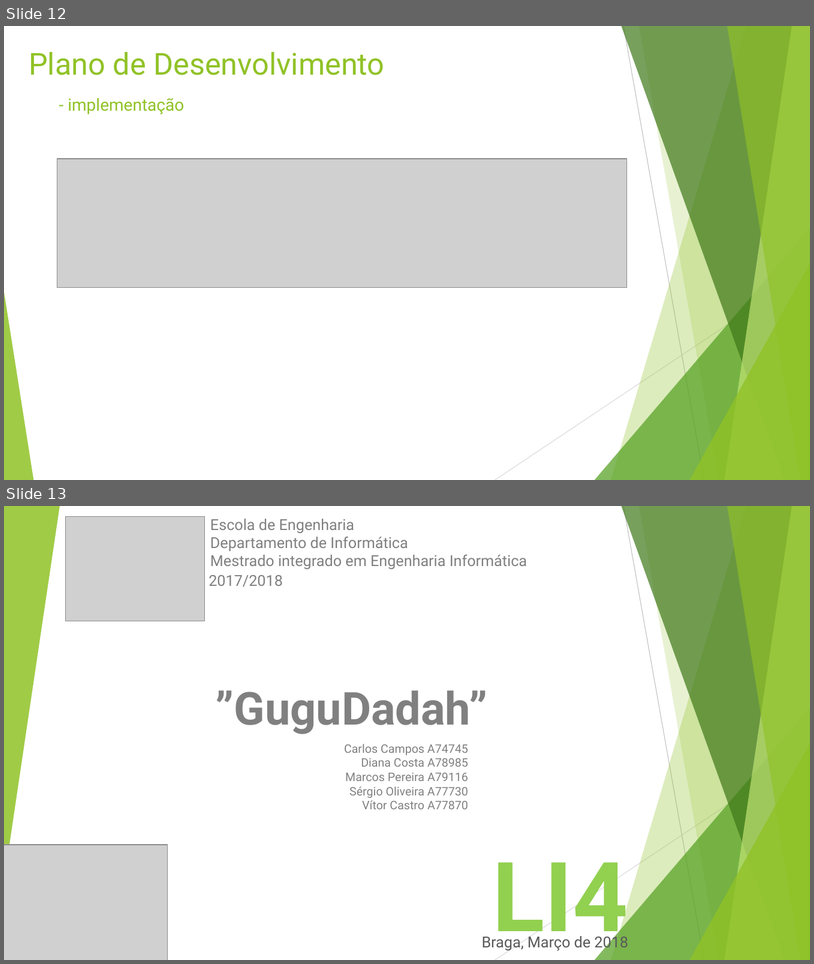
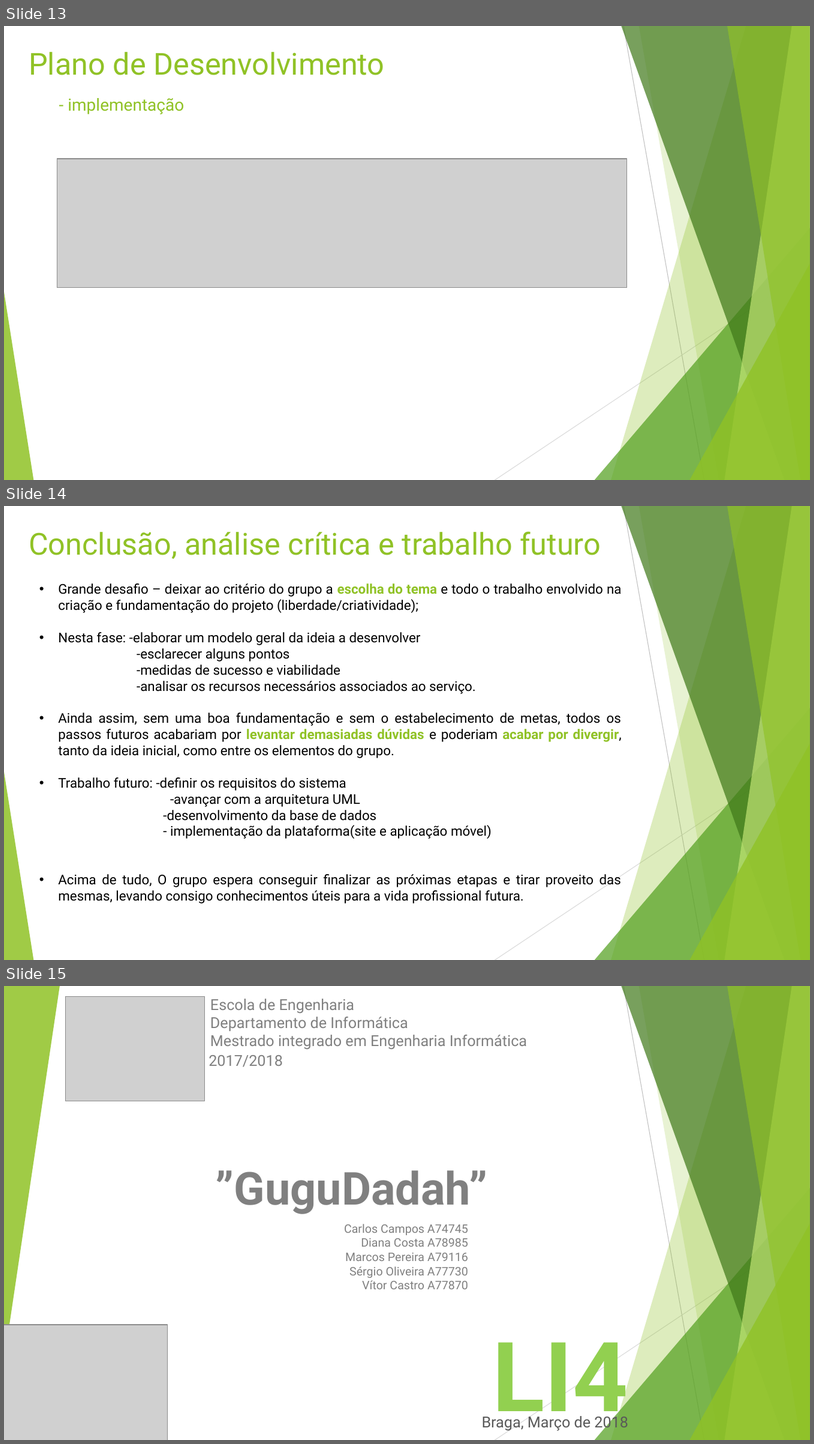
Before and after one commit to vitorjrc/babysitting-system, a slide deck: relatorio/LI4.pptx. Shown one above the other, each under a label of ours: slides 12 and 13 before the commit, slides 13, 14 and 15 after it. The pictures are 814x964 and 814x1444 pixels, drawn with LibreOffice and Linux fonts; fonts in the diff are those of the drawing; grey boxes stand for pictures. Boxes give left, top, right and bottom in pixels: in the first picture for what was removed or moved away, otherwise in the second. Text is boxed around its words. In the diff, an @@ line names an element or a change of style, - is before the commit and + after.

```diff
--- a/relatorio/LI4.pptx
+++ b/relatorio/LI4.pptx
@@ slide 14 added at [4, 506, 810, 960], background #FFFFFF; not listed: 10 template elements that a slide beside it also shows @@
@@ text added at [29, 531, 601, 559], 36 pt, text #90C226 @@
+Conclusão, análise crítica e trabalho futuro
@@ text added at [58, 583, 622, 903], 16 pt, text #000000 @@
+• Grande desafio – deixar ao critério do grupo a escolha do tema e todo o trabalho envolvido na criação e fundamentação do projeto (liberdade/criatividade);
+• Nesta fase: -elaborar um modelo geral da ideia a desenvolver
+-esclarecer alguns pontos
+-medidas de sucesso e viabilidade
+-analisar os recursos necessários associados ao serviço.
+• Ainda assim, sem uma boa fundamentação e sem o estabelecimento de metas, todos os passos futuros acabariam por levantar demasiadas dúvidas e poderiam acabar por divergir, tanto da ideia inicial, como entre os elementos do grupo.
+• Trabalho futuro: -definir os requisitos do sistema
+  -avançar com a arquitetura UML
+  -desenvolvimento da base de dados
+  - implementação da plataforma(site e aplicação móvel)
+• Acima de tudo, O grupo espera conseguir finalizar as próximas etapas e tirar proveito das mesmas, levando consigo conhecimentos úteis para a vida profissional futura.
@@ what was slide 12 is now slide 13 @@
@@ what was slide 13 is now slide 15 @@
```
Also in this commit, not shown: 4 slides changed, 1 other slide added.
